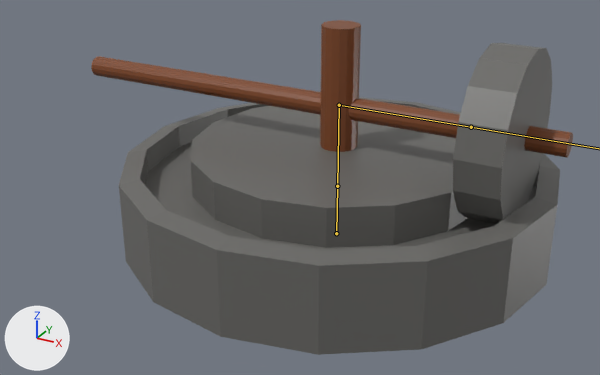
Two versions of the FBX model Assets/Resources/Import/Builds/Mill.fbx, one commit apart.
Both versions are drawn from a 50 mm camera at (6.34, -13.01, 7.31) aimed at (-0.6, -0.4, 1.01). The lights are fixed; the arrows at lower left show +X, +Y and +Z. Both versions are drawn at frame 1 of the action 'Armature|WorkOld'; the numbers are the values there. The bones that bend it are drawn over the model as lines.

Objects in the first picture: 'Mill', 'Stick', 'Stone'.
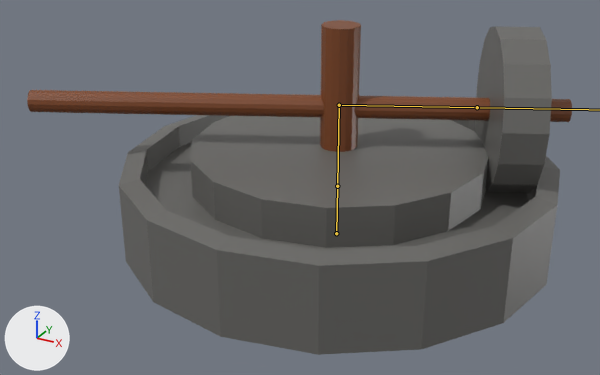
Location of each change, [x1, y1, x2, y2] in pixels of the pictures (600 x 375 px):
'Stone', no longer drawn
    before: [453, 43, 552, 224]
'Mill3', now drawn
    after: [475, 26, 552, 193]
'Mill2', now drawn (brown)
    after: [27, 90, 572, 122]
'Stick', no longer drawn (brown)
    before: [91, 56, 573, 158]
bone 'Bone.002', root to tip
    before: (339, 105) to (471, 127)
    after: (339, 105) to (477, 107)

The change in detail:
Bone 'Bone.001' (bone_bone_001) turns from (0, 0, 0) to (0, 26, 0) degrees about its own x, y and z.
Bone 'Bone.002' (bone_bone_002) turns from (0, 0, 0) to (0, -26, 0) degrees about its own x, y and z.
